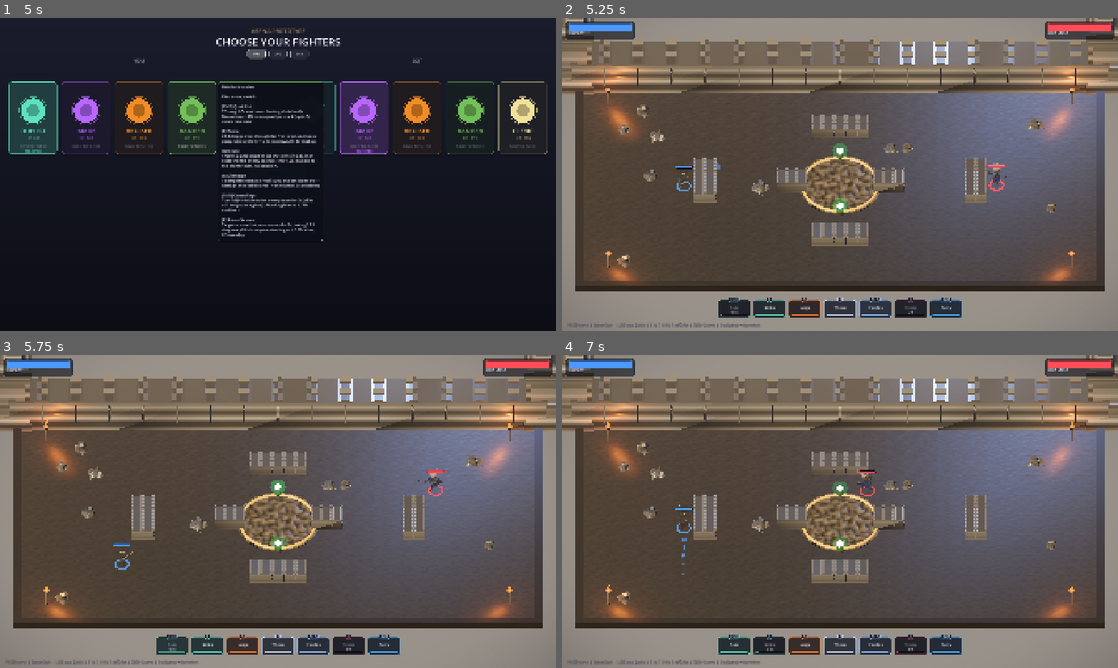
Above: before the commit, frames 1-4 (two rows, left to right).
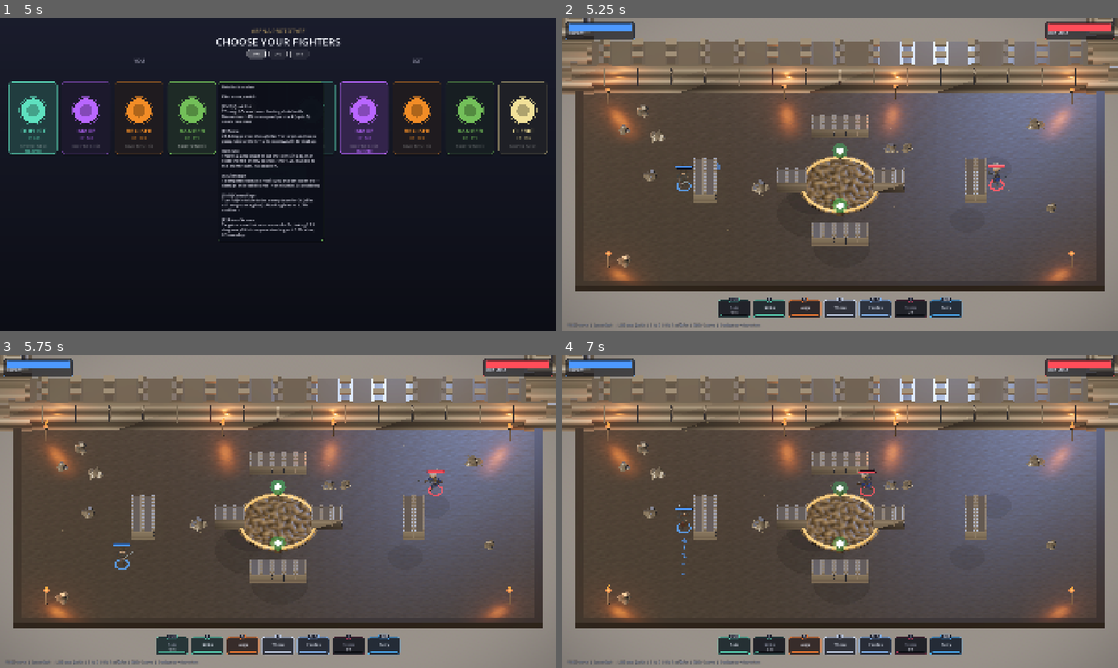
Above: after the commit, the same moments.

Repository: johnWard12/arena-game-godot
Game: Godot game, scene res://scenes/CharSelect.tscn
The game is run twice, just before and just after one commit, with the same random seed, the same clock (stepped at 60 frames per second) and the same inputs.
Inputs (mouse positions are in pixels of both pictures, inside the frame that each line leads up to):
- Up to frame 1 (5 s): tap Enter at 0.5, 2, 3.5 s; move the mouse to (400, 158) at 0.52 s; hold D 0.53-1.25 s; tap Backspace at 0.6 s; click (400, 158) at 0.67 s; tap Space at 0.77, 1.25, 2.75, 3.77, 4.25 s; drag from (166, 190) to (250, 237) at 1.27 s; move the mouse to (333, 105) at 2.02 s; hold D 2.03-2.75 s; tap Q at 2.1 s; drag from (250, 237) to (111, 127) at 2.77 s; move the mouse to (444, 221) at 3.52 s; hold A 3.53-4.25 s; tap Shift at 3.6 s; drag from (111, 127) to (194, 96) at 4.27 s
- Up to frame 2 (5.25 s): move the mouse to (867, 174) at 5.02 s; hold S from 5.03 s (still down); tap G at 5.1 s; click (867, 174) at 5.17 s
- Up to frame 3 (5.75 s): keep holding S
- Up to frame 4 (7 s): release S at 5.75 s; drag from (756, 433) to (728, 527) at 5.77 s; move the mouse to (962, 495) at 6.52 s; hold W from 6.53 s (still down); tap E at 6.6 s; tap Space at 6.77 s

Frame 1 is identical in both runs. In frame 2, 2.0% of the frame differs, in the area x 29-81%, y 8-68%; in frame 3, 2.1%; in frame 4, 2.2%, in the area x 21-66%, y 8-65%.

Commit message:
Arena dressing and combat-moment polish: banners, braziers, dust motes, floor wear, death bursts, pickup flashes
Arena3D.gd:
- Heraldic cloth banners along the back wall — procedural tapered shapes
  (body + V-notch tail) alternating deep red/blue with dark crossbars,
  gently swaying in the wind from _process(). Center gate kept clear.
- Two extra braziers flanking the back-wall gate (reuses the torch
  builder), adding warm light along the arena's far edge.
- Faint dark wear-stain discs scattered on the floor to break up the
  stone plane's uniformity.
- Slow golden dust motes drifting over the whole arena (preprocessed so
  the volume is already filled at match start) — cheap volumetric feel
  that makes the dusk lighting read as physical.

EntityView3D.gd:
- One-shot team-color shatter burst at the moment of death — the dissolve
  alone read too gentle for a kill in a competitive arena.

Main.gd:
- Health-pack pickup now fires a 3D expanding green burst at the pedestal
  instead of only the 2D sparkle overlay.

Diff:
--- a/godot_project/scripts/Arena3D.gd
+++ b/godot_project/scripts/Arena3D.gd
@@ -55,6 +55,7 @@
 var _pack_pivots: Array[Node3D] = []
 var _pack_base_y: Array[float] = []
 var _torch_lights: Array[OmniLight3D] = []
+var _banners: Array[MeshInstance3D] = []
 var _time := 0.0
 
 func setup(rect: Rect2, obstacles: Array[Rect2], packs: Array):
@@ -69,6 +70,9 @@
 	_build_torches()
 	_build_center_emblem()
 	_build_floor_rocks()
+	_build_banners()
+	_build_floor_wear()
+	_build_ambient_motes()
 	_build_lighting()
 
 func _make_stone_material(base_color: Color, seed_val: int, uv_scale: float, roughness: float = 0.92) -> StandardMaterial3D:
@@ -314,6 +318,10 @@
 		arena_rect.position + Vector2(margin, arena_rect.size.y - margin),
 		arena_rect.position + Vector2(arena_rect.size.x - margin, arena_rect.size.y - margin),
 	]
+	# plus two braziers flanking the back-wall gate
+	var cx = arena_rect.position.x + arena_rect.size.x * 0.5
+	corners_2d.append(Vector2(cx - 200.0, arena_rect.position.y + 70.0))
+	corners_2d.append(Vector2(cx + 200.0, arena_rect.position.y + 70.0))
 	for c in corners_2d:
 		_build_torch(c)
 
@@ -459,6 +467,124 @@
 	for i in _torch_lights.size():
 		var flicker = 2.0 + sin(_time * 9.0 + i * 2.1) * 0.2 + sin(_time * 23.0 + i) * 0.1
 		_torch_lights[i].light_energy = flicker
+	for i in _banners.size():
+		_banners[i].rotation.x = sin(_time * 1.1 + i * 1.4) * 0.06
+
+# Heraldic cloth banners hung along the back wall — procedural tapered
+# shapes (rect body + V-notch tail) so colors and scale are fully
+# controlled, alternating deep red/blue, each with a dark crossbar and a
+# gentle wind sway driven from _process().
+func _build_banners():
+	var half = arena_rect.size * 0.5 / CoordUtil.SIM_SCALE
+	var base = CoordUtil.to_world(arena_rect.position + arena_rect.size * 0.5)
+	var z = -half.y - WALL_THICKNESS * 0.7 + 0.18
+	var cols = [Color(0.55, 0.12, 0.14), Color(0.16, 0.25, 0.55)]
+	var count = 6
+	for i in count:
+		var t = (i + 0.5) / count
+		var x = lerpf(-half.x * 0.9, half.x * 0.9, t)
+		if abs(x) < 1.7:
+			continue  # keep the center gate clear
+		var banner := MeshInstance3D.new()
+		banner.mesh = _make_banner_mesh(0.52, 1.5)
+		var mat := StandardMaterial3D.new()
+		mat.albedo_color = cols[i % 2]
+		mat.roughness = 1.0
+		mat.cull_mode = BaseMaterial3D.CULL_DISABLED
+		banner.material_override = mat
+		banner.position = base + Vector3(x, 2.5, z)
+		add_child(banner)
+		_banners.append(banner)
+
+		var bar := MeshInstance3D.new()
+		var bar_mesh := BoxMesh.new()
+		bar_mesh.size = Vector3(0.66, 0.05, 0.05)
+		bar.mesh = bar_mesh
+		var bar_mat := StandardMaterial3D.new()
+		bar_mat.albedo_color = Color(0.2, 0.14, 0.1)
+		bar.material_override = bar_mat
+		bar.position = base + Vector3(x, 2.52, z)
+		add_child(bar)
+
+func _make_banner_mesh(w: float, h: float) -> ArrayMesh:
+	var st := SurfaceTool.new()
+	st.begin(Mesh.PRIMITIVE_TRIANGLES)
+	var hw = w * 0.5
+	var body_bottom = -h * 0.72
+	# body
+	st.add_vertex(Vector3(-hw, 0, 0))
+	st.add_vertex(Vector3(hw, 0, 0))
+	st.add_vertex(Vector3(hw, body_bottom, 0))
+	st.add_vertex(Vector3(-hw, 0, 0))
+	st.add_vertex(Vector3(hw, body_bottom, 0))
+	st.add_vertex(Vector3(-hw, body_bottom, 0))
+	# two tail points leaving a V-notch
+	st.add_vertex(Vector3(-hw, body_bottom, 0))
+	st.add_vertex(Vector3(0, body_bottom, 0))
+	st.add_vertex(Vector3(-hw * 0.6, -h, 0))
+	st.add_vertex(Vector3(0, body_bottom, 0))
+	st.add_vertex(Vector3(hw, body_bottom, 0))
+	st.add_vertex(Vector3(hw * 0.6, -h, 0))
+	return st.commit()
+
+# Large, very faint dark discs scattered on the floor — wear stains that
+# break up the stone plane's uniformity without adding geometry detail.
+func _build_floor_wear():
+	var rng := RandomNumberGenerator.new()
+	rng.seed = 7
+	for i in 5:
+		var pos2d = arena_rect.position + Vector2(
+			rng.randf_range(160, arena_rect.size.x - 160),
+			rng.randf_range(160, arena_rect.size.y - 160))
+		var disc := MeshInstance3D.new()
+		var cyl := CylinderMesh.new()
+		var radius = rng.randf_range(1.2, 2.6)
+		cyl.top_radius = radius
+		cyl.bottom_radius = radius
+		cyl.height = 0.004
+		disc.mesh = cyl
+		var mat := StandardMaterial3D.new()
+		mat.shading_mode = BaseMaterial3D.SHADING_MODE_UNSHADED
+		mat.transparency = BaseMaterial3D.TRANSPARENCY_ALPHA
+		mat.albedo_color = Color(0, 0, 0, rng.randf_range(0.08, 0.16))
+		disc.material_override = mat
+		disc.position = CoordUtil.to_world(pos2d, 0.012)
+		add_child(disc)
+
+# Slow golden dust motes drifting through the air over the whole arena —
+# cheap volumetric feel that makes the lighting read as physical.
+func _build_ambient_motes():
+	var half = arena_rect.size * 0.5 / CoordUtil.SIM_SCALE
+	var m := GPUParticles3D.new()
+	m.position = CoordUtil.to_world(arena_rect.position + arena_rect.size * 0.5) + Vector3(0, 1.6, 0)
+	m.amount = 36
+	m.lifetime = 7.0
+	m.preprocess = 7.0
+	m.emitting = true
+	var pm := ParticleProcessMaterial.new()
+	pm.emission_shape = ParticleProcessMaterial.EMISSION_SHAPE_BOX
+	pm.emission_box_extents = Vector3(half.x * 0.9, 1.3, half.y * 0.9)
+	pm.direction = Vector3(0, 1, 0)
+	pm.spread = 180.0
+	pm.initial_velocity_min = 0.03
+	pm.initial_velocity_max = 0.12
+	pm.gravity = Vector3(0.015, 0.01, 0)
+	pm.scale_min = 0.6
+	pm.scale_max = 1.2
+	m.process_material = pm
+	var quad := QuadMesh.new()
+	quad.size = Vector2(0.045, 0.045)
+	var qmat := StandardMaterial3D.new()
+	qmat.shading_mode = BaseMaterial3D.SHADING_MODE_UNSHADED
+	qmat.transparency = BaseMaterial3D.TRANSPARENCY_ALPHA
+	qmat.billboard_mode = BaseMaterial3D.BILLBOARD_ENABLED
+	qmat.albedo_color = Color(1.0, 0.9, 0.65, 0.16)
+	qmat.emission_enabled = true
+	qmat.emission = Color(1.0, 0.9, 0.65)
+	qmat.emission_energy_multiplier = 0.7
+	quad.material = qmat
+	m.draw_pass_1 = quad
+	add_child(m)
 
 func _build_lighting():
 	var sun := DirectionalLight3D.new()
--- a/godot_project/scripts/EntityView3D.gd
+++ b/godot_project/scripts/EntityView3D.gd
@@ -1165,6 +1165,43 @@
 		for mat in _char_mats:
 			mat.emission_enabled = false
 		_slash.visible = false
+		# one-shot team-color shatter burst at the moment of death, so a
+		# kill lands with a 3D punch (the dissolve alone reads too gentle)
+		var burst := GPUParticles3D.new()
+		burst.amount = 24
+		burst.lifetime = 0.6
+		burst.one_shot = true
+		burst.explosiveness = 1.0
+		burst.emitting = true
+		burst.position = Vector3(0, 0.8, 0)
+		var pm := ParticleProcessMaterial.new()
+		pm.emission_shape = ParticleProcessMaterial.EMISSION_SHAPE_SPHERE_SURFACE
+		pm.emission_sphere_radius = 0.3
+		pm.initial_velocity_min = 0.1
+		pm.initial_velocity_max = 0.3
+		pm.radial_accel = Vector2(6.0, 9.0)
+		pm.gravity = Vector3(0, -3.0, 0)
+		var col = entity.base_color
+		var ramp := Gradient.new()
+		ramp.set_color(0, Color(col.r, col.g, col.b, 0.9))
+		ramp.set_color(1, Color(col.r, col.g, col.b, 0.0))
+		var ramp_tex := GradientTexture1D.new()
+		ramp_tex.gradient = ramp
+		pm.color_ramp = ramp_tex
+		burst.process_material = pm
+		var quad := QuadMesh.new()
+		quad.size = Vector2(0.09, 0.09)
+		var qmat := StandardMaterial3D.new()
+		qmat.shading_mode = BaseMaterial3D.SHADING_MODE_UNSHADED
+		qmat.transparency = BaseMaterial3D.TRANSPARENCY_ALPHA
+		qmat.billboard_mode = BaseMaterial3D.BILLBOARD_ENABLED
+		qmat.vertex_color_use_as_albedo = true
+		qmat.emission_enabled = true
+		qmat.emission = col
+		qmat.emission_energy_multiplier = 2.0
+		quad.material = qmat
+		burst.draw_pass_1 = quad
+		add_child(burst)
 	visible = true
 	position = CoordUtil.to_world(entity.global_position)
 	_death_timer += delta
--- a/godot_project/scripts/Main.gd
+++ b/godot_project/scripts/Main.gd
@@ -534,6 +534,13 @@
 	entity.heal(entity, HEALTH_PACK_HEAL)
 	entity.hit_flash_left = 0.18
 	FX.heal_sparkle(self, entity.global_position)
+	# 3D green burst at the pedestal so the pickup moment reads in-world,
+	# not just as a 2D sparkle overlay
+	var av = AreaFxView3D.new()
+	world_3d.add_child(av)
+	av.setup({"shape": "circle", "pos": pack["pos"], "facing": Vector2.RIGHT,
+		"size": Vector2(70.0, 0.0), "duration": 0.4, "color": Color(0.25, 1.0, 0.5),
+		"anim": "expand", "particles": "rise"})
 	pack["active"] = false
 	pack["respawn_left"] = HEALTH_PACK_RESPAWN
 	return true
